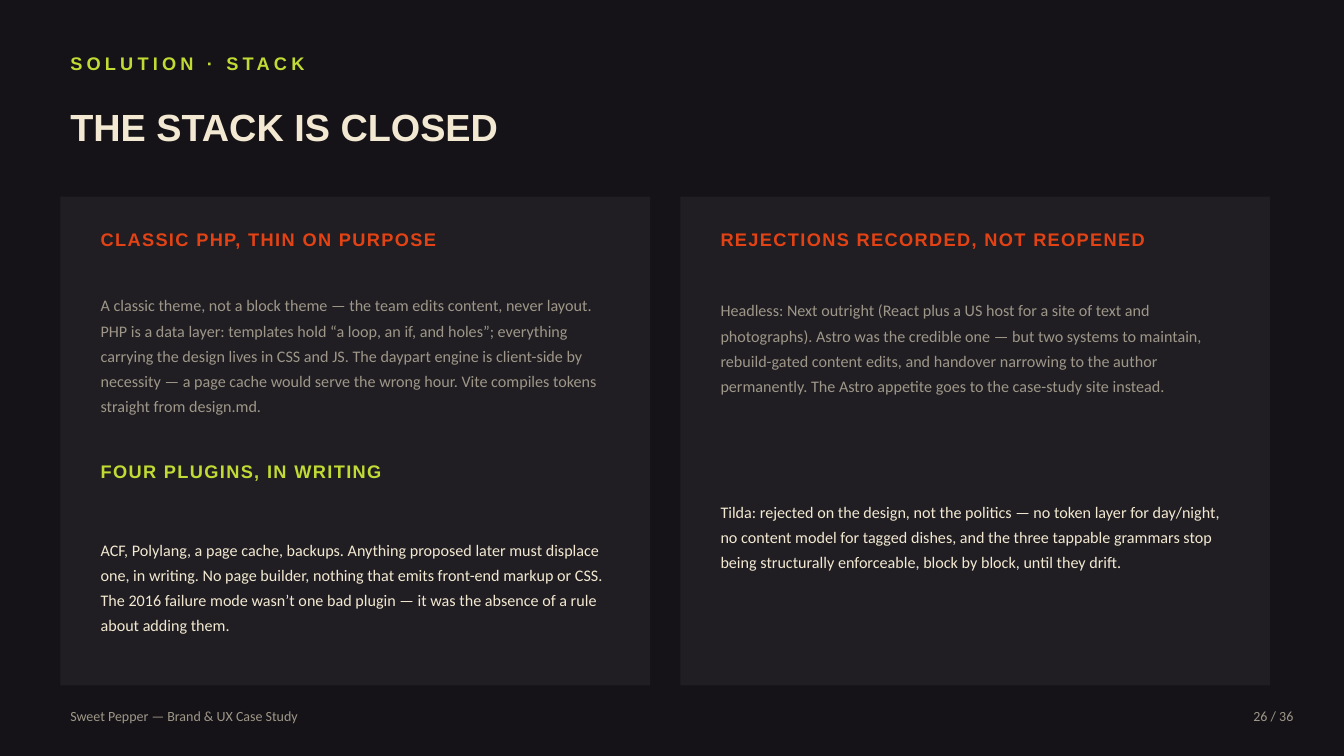
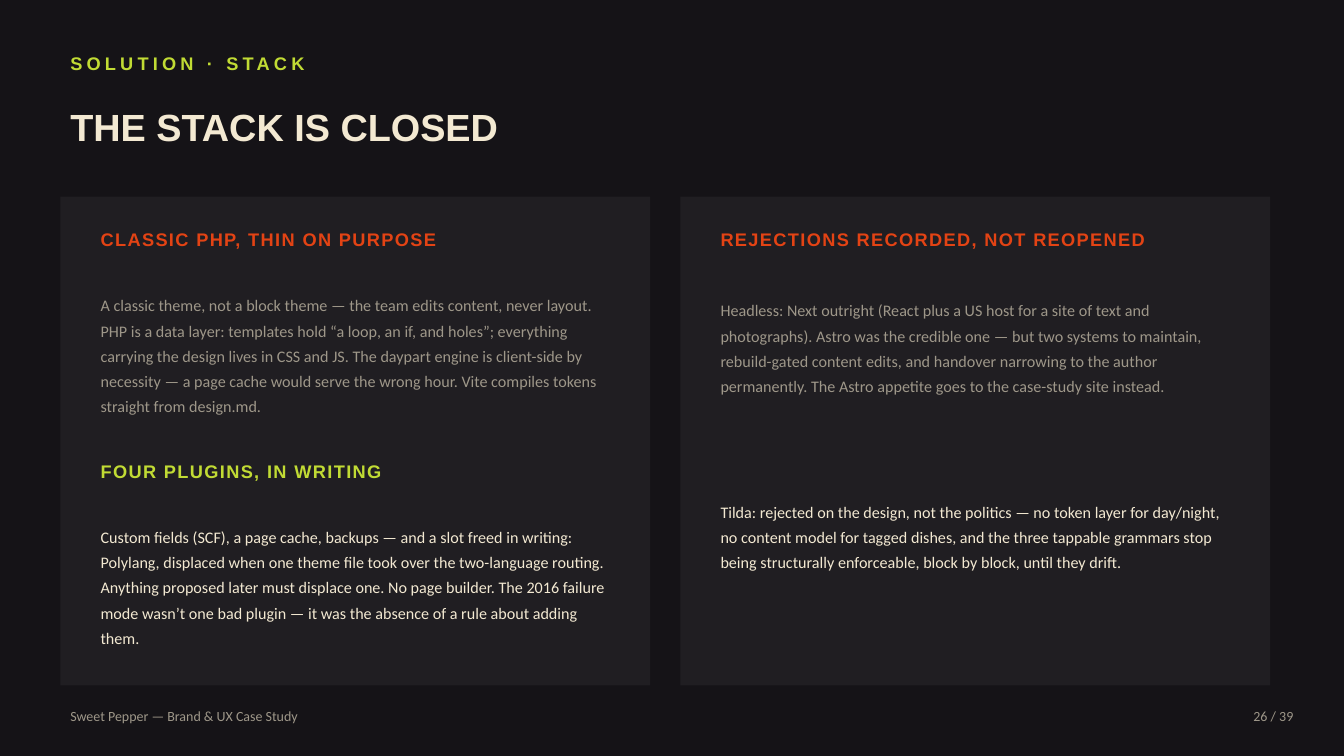
Before and after one commit to conceptly/sweet-pepper-bar, a slide deck: slide 26 of case-study/Sweet-Pepper-Case-Study.pptx. Drawn at 1344x756 pixels with LibreOffice and Linux fonts; fonts in the diff are those of the drawing. Boxes give left, top, right and bottom in pixels: in the first picture for what was removed or moved away, otherwise in the second. Text is boxed around its words. In the diff, an @@ line names an element or a change of style, - is before the commit and + after.

```diff
--- a/case-study/Sweet-Pepper-Case-Study.pptx
+++ b/case-study/Sweet-Pepper-Case-Study.pptx
@@ text at [101,531,605,644]: text changed @@
-ACF, Polylang, a page cache, backups. Anything proposed later must displace one, in writing. No page builder, nothing that emits front-end markup or CSS. The 2016 failure mode wasn’t one bad plugin — it was the absence of a rule about adding them.
+Custom fields (SCF), a page cache, backups — and a slot freed in writing: Polylang, displaced when one theme file took over the two-language routing. Anything proposed later must displace one. No page builder. The 2016 failure mode wasn’t one bad plugin — it was the absence of a rule about adding them.
@@ text at [1253,711,1293,721]: text changed @@
-26 / 36
+26 / 39
```
Also in this commit, not shown: 33 other slides changed, 3 slides added, 33 other files.
